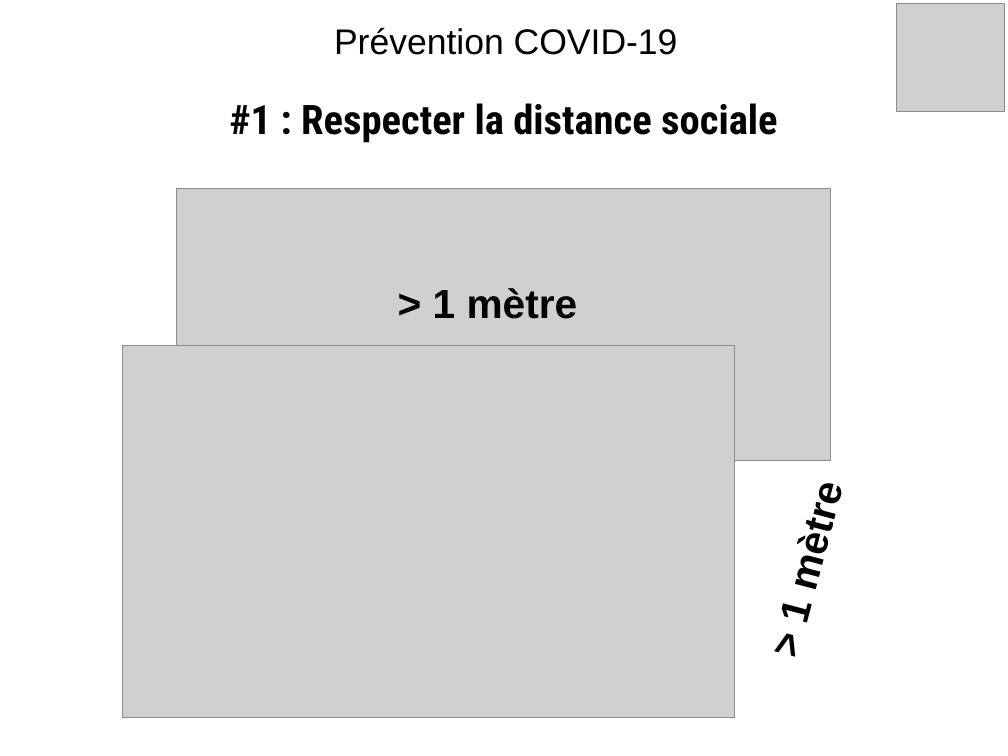
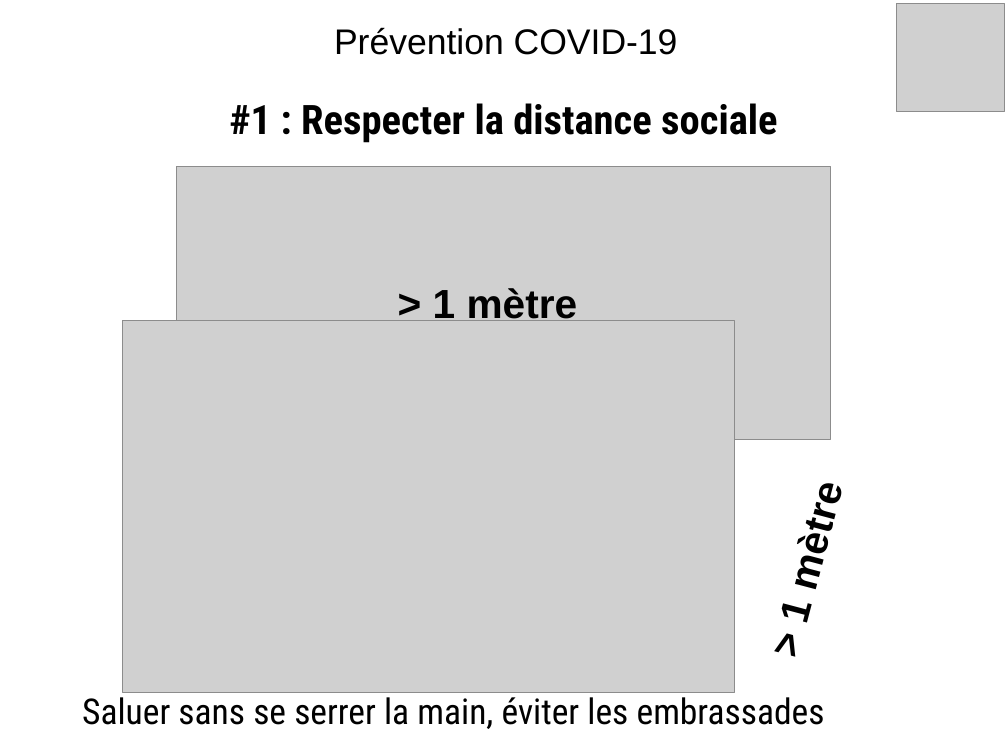
Before and after one commit to Evarisk/bibliotheque-media-risque, a slide deck: slide 1 of causerie/produits-emissions-dechets/prevention-detection-covid-19/prevention-detection-covid-19.odp. Drawn at 1008x756 pixels with LibreOffice and Linux fonts; fonts in the diff are those of the drawing; grey boxes stand for pictures; background and template pictures are left out. Boxes give left, top, right and bottom in pixels: in the first picture for what was removed or moved away, otherwise in the second. Text is boxed around its words. In the diff, an @@ line names an element or a change of style, - is before the commit and + after.

```diff
--- a/causerie/produits-emissions-dechets/prevention-detection-covid-19/prevention-detection-covid-19.odp
+++ b/causerie/produits-emissions-dechets/prevention-detection-covid-19/prevention-detection-covid-19.odp
@@ picture: place and size @@
-picture at [177,188,831,461]
+picture at [177,166,831,439]
@@ picture: place and size @@
-picture at [123,346,735,717]
+picture at [123,320,735,692]
@@ text added at [82,691,825,729], 28 pt, text #000000 @@
+Saluer sans se serrer la main, éviter les embrassades
```
Also in this commit, not shown: 1 other file.
